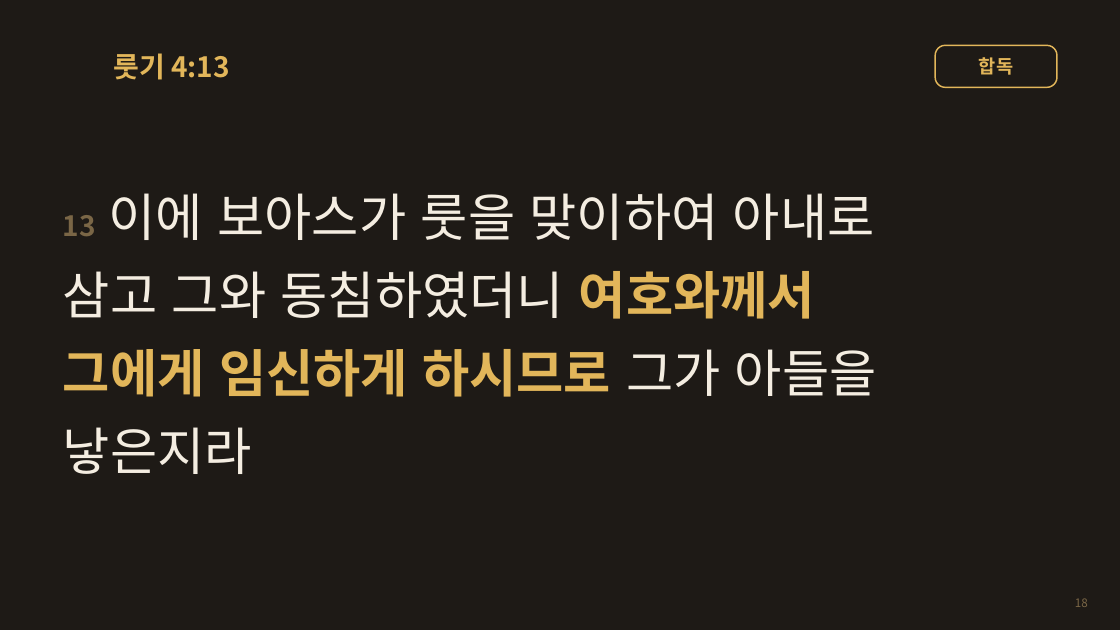
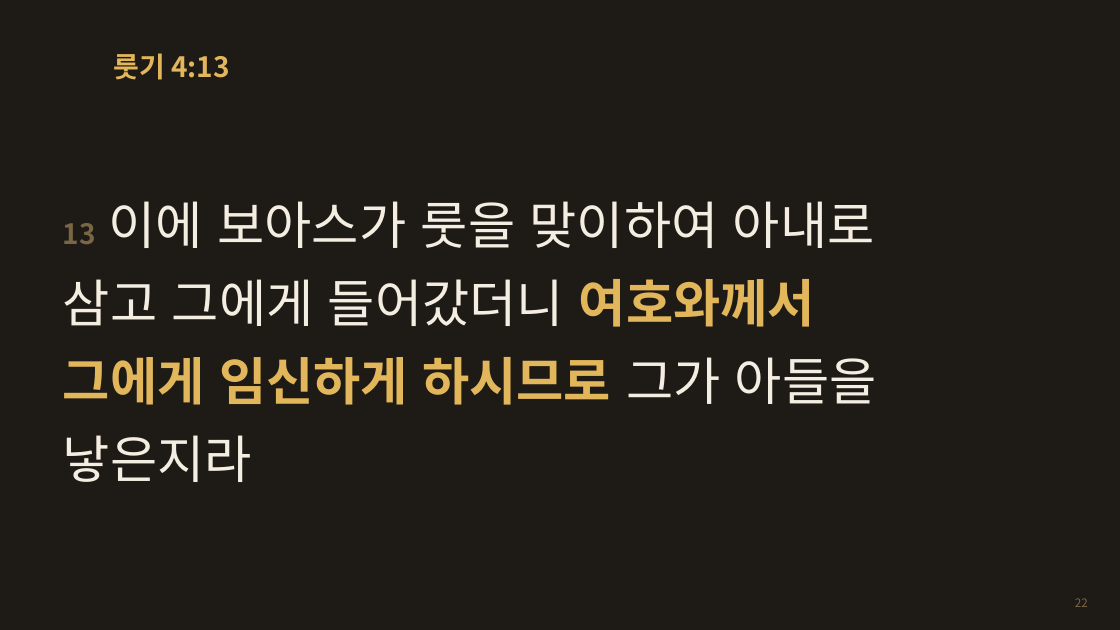
Before and after one commit to chleesarang/cys-terminal-javis, a slide deck: slide 22 of docs/sermons/ruth-naomi-hapdok.pptx (slide 18 before the commit). Drawn at 1120x630 pixels with LibreOffice and Linux fonts; fonts in the diff are those of the drawing; background and template pictures are left out. Boxes give left, top, right and bottom in pixels: in the first picture for what was removed or moved away, otherwise in the second. Text is boxed around its words. In the diff, an @@ line names an element or a change of style, - is before the commit and + after.

```diff
--- a/docs/sermons/ruth-naomi-hapdok.pptx
+++ b/docs/sermons/ruth-naomi-hapdok.pptx
@@ rounded rectangle removed at bbox=[935, 45, 1057, 87] @@
-합독
@@ text at bbox=[63, 279, 815, 327]: text changed @@
-삼고 그와 동침하였더니 여호와께서
+삼고 그에게 들어갔더니 여호와께서
@@ page number at bbox=[1075, 598, 1088, 607]: text changed @@
-18
+22
```
Also in this commit, not shown: 37 other slides changed, 7 slides added, 2 slides removed, 2 other files.
